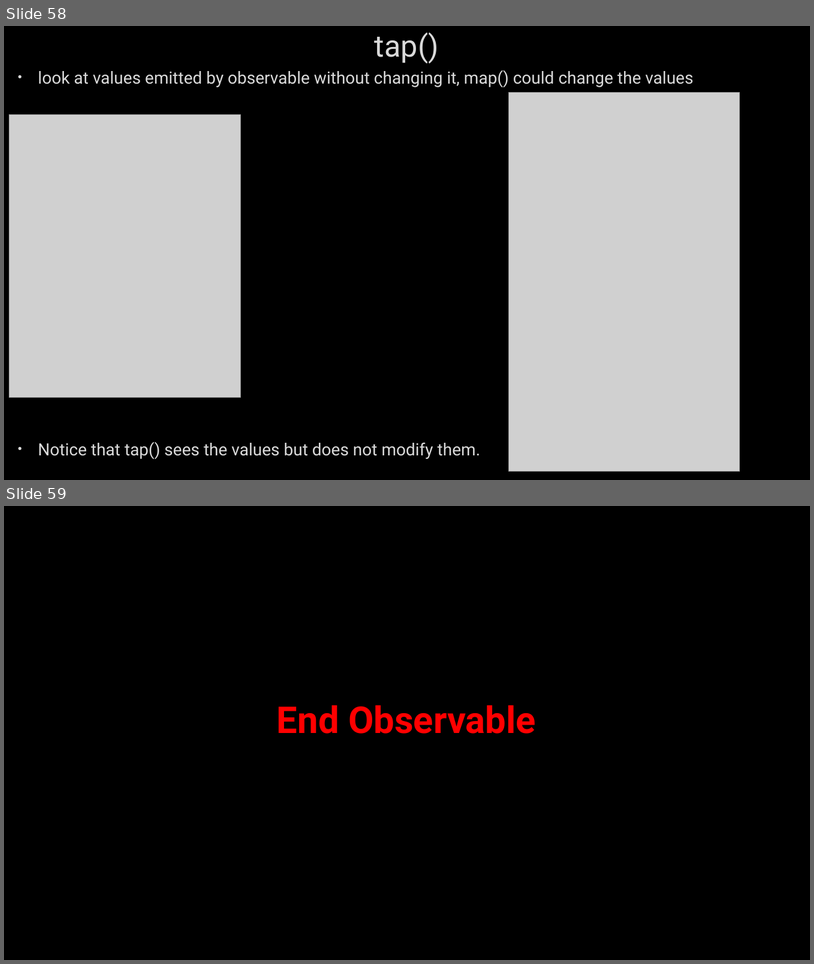
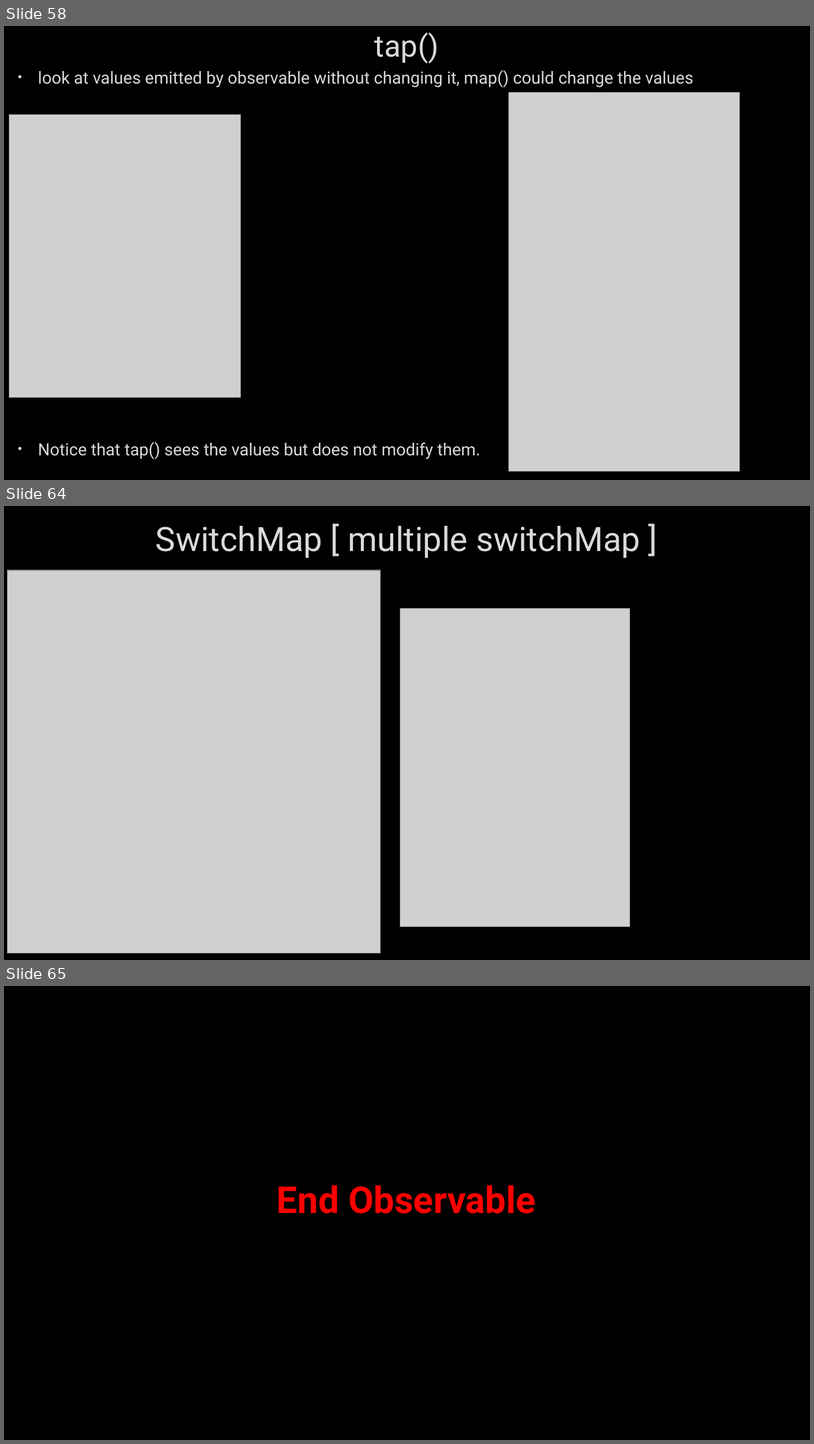
Before and after one commit to AhmedMohamedSamir1/Summary, a slide deck: Angular & type script/Angular.pptx. Shown one above the other, each under a label of ours: slides 58 and 59 before the commit, slides 58, 64 and 65 after it; the slides between them are not shown. The pictures are 814x964 and 814x1444 pixels, drawn with LibreOffice and Linux fonts; fonts in the diff are those of the drawing; grey boxes stand for pictures; background and template pictures are left out. Boxes give left, top, right and bottom in pixels: in the first picture for what was removed or moved away, otherwise in the second. Text is boxed around its words. In the diff, an @@ line names an element or a change of style, - is before the commit and + after.

```diff
--- a/Angular & type script/Angular.pptx
+++ b/Angular & type script/Angular.pptx
@@ slide 64 added at <box>4,506,810,960</box>, background picture (left out) @@
@@ title added at <box>156,526,641,558</box>, 40 pt, text #DADADA @@
+SwitchMap [ multiple switchMap ]
@@ picture added at <box>7,570,380,952</box> @@
@@ picture added at <box>400,608,630,927</box> @@
@@ what was slide 59 is now slide 65 @@
```
Also in this commit, not shown: 7 other slides added, 2 other files.
